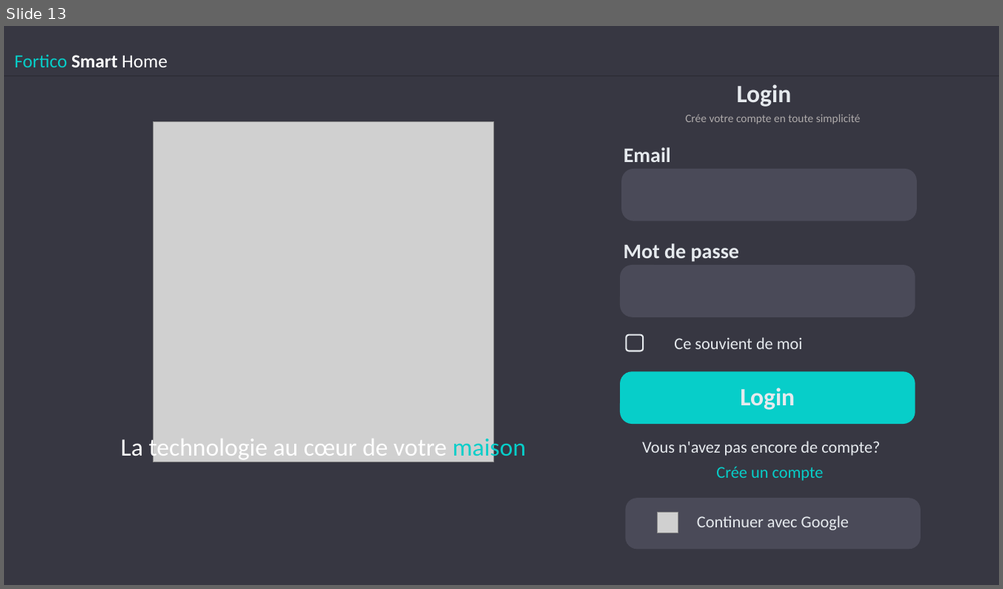
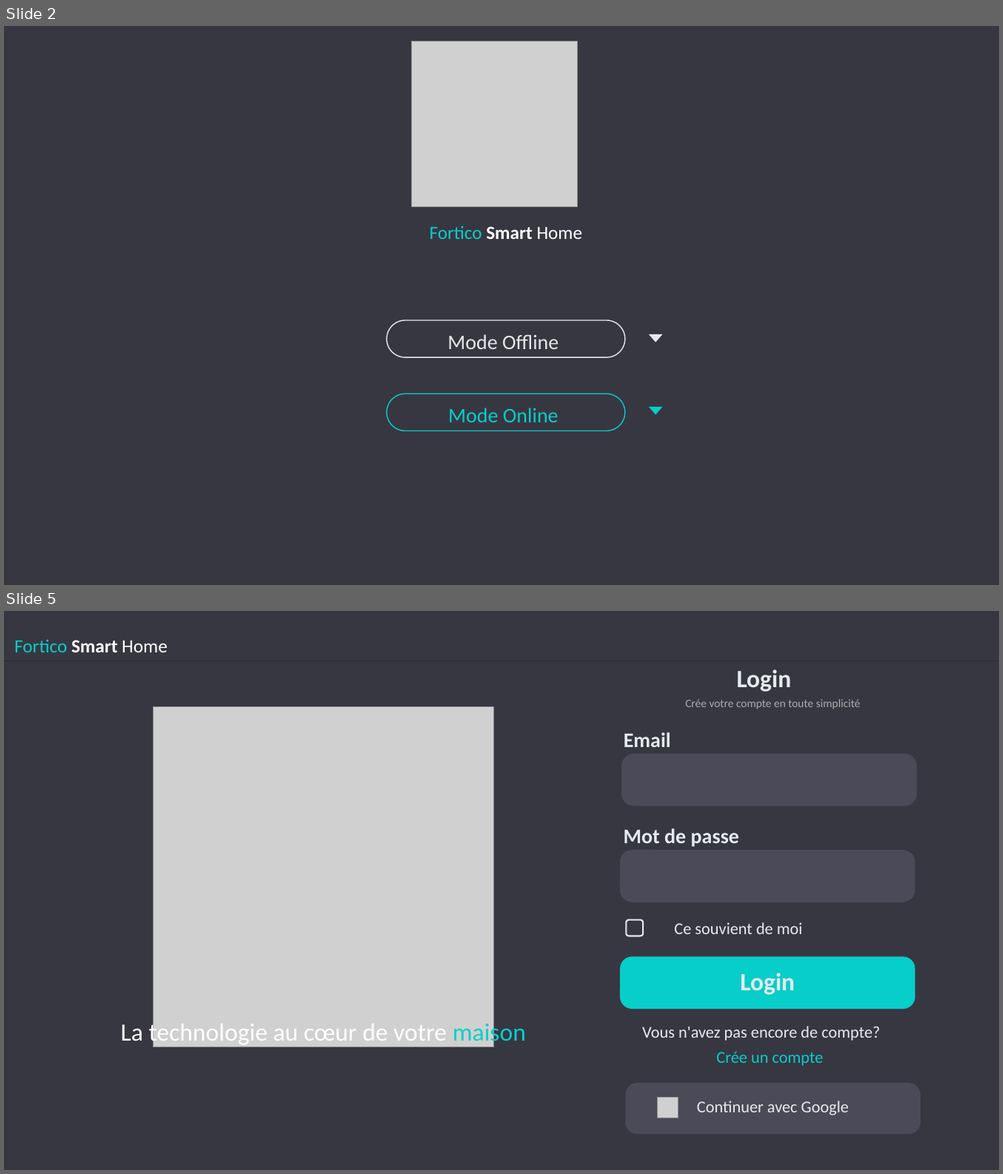
Before and after one commit to Fortuno-tech/Software, a slide deck: UI-model/UI design Fortico.pptx. Shown one above the other, each under a label of ours: slide 13 before the commit, slides 2 and 5 after it; the slides between them are not shown. The pictures are 1003x589 and 1003x1174 pixels, drawn with LibreOffice and Linux fonts; fonts in the diff are those of the drawing; grey boxes stand for pictures. Boxes give left, top, right and bottom in pixels: in the first picture for what was removed or moved away, otherwise in the second. Text is boxed around its words. In the diff, an @@ line names an element or a change of style, - is before the commit and + after.

```diff
--- a/UI-model/UI design Fortico.pptx
+++ b/UI-model/UI design Fortico.pptx
@@ slide 2 added at <box>4,26,999,585</box>, background #FFFFFF @@
@@ rectangle added at <box>4,26,999,585</box>, fill #373742 @@
@@ picture added at <box>412,41,577,207</box> @@
@@ text added at <box>430,226,583,239</box>, 18 pt, text #FFFFFF @@
+Fortico Smart Home
@@ rounded rectangle added at <box>387,321,625,358</box>, outline #E6EAEE 1 pt @@
@@ text added at <box>447,335,558,349</box>, 20 pt, text #E7E6E6 @@
+Mode Offline
@@ triangle added at <box>649,334,663,342</box>, fill #E6EAEE @@
@@ rounded rectangle added at <box>387,394,625,431</box>, outline #07CEC9 1 pt @@
@@ text added at <box>448,408,558,423</box>, 20 pt, text #07CEC9 @@
+Mode Online
@@ triangle added at <box>649,407,663,415</box>, fill #07CEC9 @@
@@ what was slide 13 is now slide 5 @@
```
Also in this commit, not shown: 1 slide changed, 3 other slides added, 1 other file.
